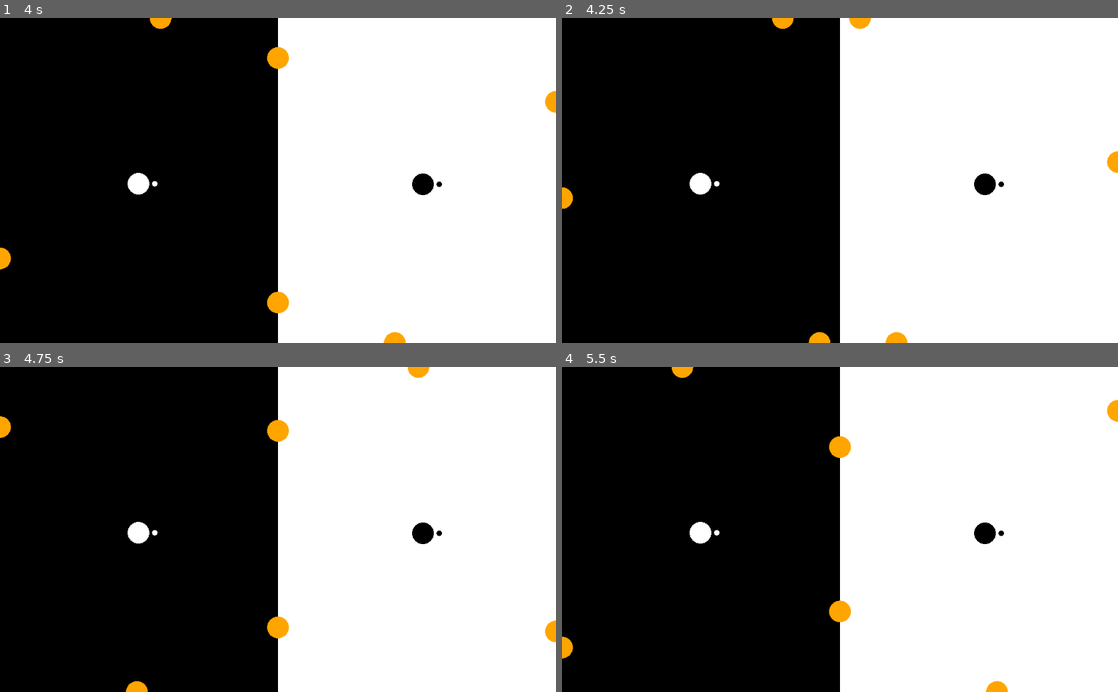
Above: before the commit, frames 1-4 (two rows, left to right).
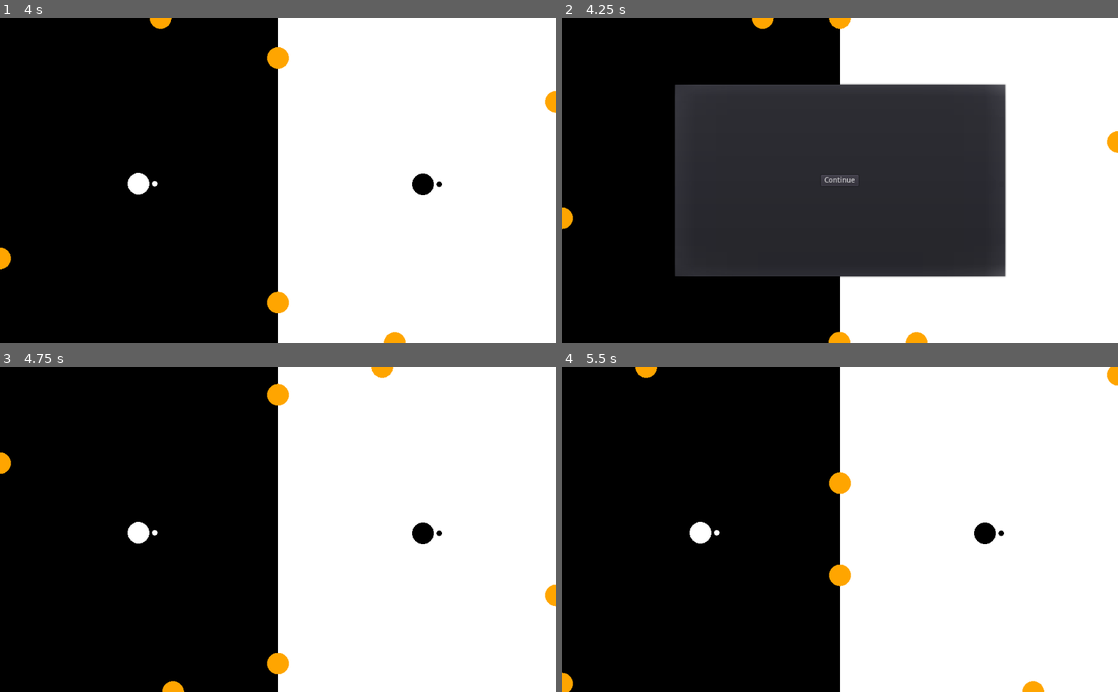
Above: after the commit, the same moments.

Repository: doctor-g/GGJ22
Game: Godot game, scene res://World/World.tscn
Two runs of this game, one before a commit and one after it. Both use one fixed random seed, a clock stepped at 60 frames per second and the inputs below.
Inputs (mouse positions are in pixels of both pictures, inside the frame that each line leads up to):
- Up to frame 1 (4 s): no input
- Up to frame 2 (4.25 s): tap P (pause, bound only after the commit) at 4.15 s
- Up to frame 3 (4.75 s): click (278, 529) at 4.25 s, where only the run after the commit has a clickable "Continue"
- Up to frame 4 (5.5 s): no input

Frame 1 is identical in both runs. In frame 2, 37% of the frame differs, in the area x 0-100%, y 0-100%; in frame 3, 1.7%; in frame 4, 1.7%.

Commit message:
Add simple pause menu

Diff:
--- /dev/null
+++ b/project/UI/PauseMenu.gd
@@ -0,0 +1,6 @@
+extends PopupDialog
+
+
+func _on_ContinueButton_pressed():
+	get_tree().paused = false
+	hide()
--- /dev/null
+++ b/project/UI/PauseMenu.tscn
@@ -0,0 +1,28 @@
+[gd_scene load_steps=2 format=2]
+
+[ext_resource path="res://UI/PauseMenu.gd" type="Script" id=1]
+
+[node name="PauseMenu" type="PopupDialog"]
+pause_mode = 2
+visible = true
+anchor_left = 0.2
+anchor_top = 0.2
+anchor_right = 0.8
+anchor_bottom = 0.8
+script = ExtResource( 1 )
+
+[node name="CenterContainer" type="CenterContainer" parent="."]
+anchor_right = 1.0
+anchor_bottom = 1.0
+__meta__ = {
+"_edit_use_anchors_": false
+}
+
+[node name="ContinueButton" type="Button" parent="CenterContainer"]
+margin_left = 272.0
+margin_top = 170.0
+margin_right = 341.0
+margin_bottom = 190.0
+text = "Continue"
+
+[connection signal="pressed" from="CenterContainer/ContinueButton" to="." method="_on_ContinueButton_pressed"]
--- a/project/World/World.gd
+++ b/project/World/World.gd
@@ -24,6 +24,12 @@
 		$RightSparkPath.add_child(right)
 		right.unit_offset = percent_along + RIGHT_SPARK_UNIT_OFFSET
 		right.connect("hit", self, "_on_Spark_hit", [right])
+
+
+func _input(event):
+	if event.is_action_pressed("pause"):
+		get_tree().paused = true
+		$PauseMenu.show_modal(true)
 
 
 func _on_Player1_death():
--- a/project/World/World.tscn
+++ b/project/World/World.tscn
@@ -1,9 +1,10 @@
-[gd_scene load_steps=7 format=2]
+[gd_scene load_steps=8 format=2]
 
 [ext_resource path="res://World/World.gd" type="Script" id=1]
 [ext_resource path="res://Player/Player.tscn" type="PackedScene" id=2]
 [ext_resource path="res://World/ZoneBounds.tscn" type="PackedScene" id=3]
 [ext_resource path="res://World/SparkPath.gd" type="Script" id=4]
+[ext_resource path="res://UI/PauseMenu.tscn" type="PackedScene" id=5]
 
 [sub_resource type="Curve2D" id=1]
 _data = {
@@ -76,6 +77,9 @@
 
 [node name="Enemies" type="Node" parent="."]
 
+[node name="PauseMenu" parent="." instance=ExtResource( 5 )]
+visible = false
+
 [connection signal="death" from="LeftZone/Player1" to="." method="_on_Player1_death"]
 [connection signal="death" from="RightZone/Player2" to="." method="_on_Player2_death"]
 
--- a/project/project.godot
+++ b/project/project.godot
@@ -140,6 +140,12 @@
 , Object(InputEventKey,"resource_local_to_scene":false,"resource_name":"","device":0,"alt":false,"shift":false,"control":false,"meta":false,"command":false,"pressed":false,"scancode":16777238,"physical_scancode":0,"unicode":0,"echo":false,"script":null)
  ]
 }
+pause={
+"deadzone": 0.5,
+"events": [ Object(InputEventKey,"resource_local_to_scene":false,"resource_name":"","device":0,"alt":false,"shift":false,"control":false,"meta":false,"command":false,"pressed":false,"scancode":80,"physical_scancode":0,"unicode":0,"echo":false,"script":null)
+, Object(InputEventJoypadButton,"resource_local_to_scene":false,"resource_name":"","device":-1,"button_index":11,"pressure":0.0,"pressed":false,"script":null)
+ ]
+}
 
 [layer_names]
 
